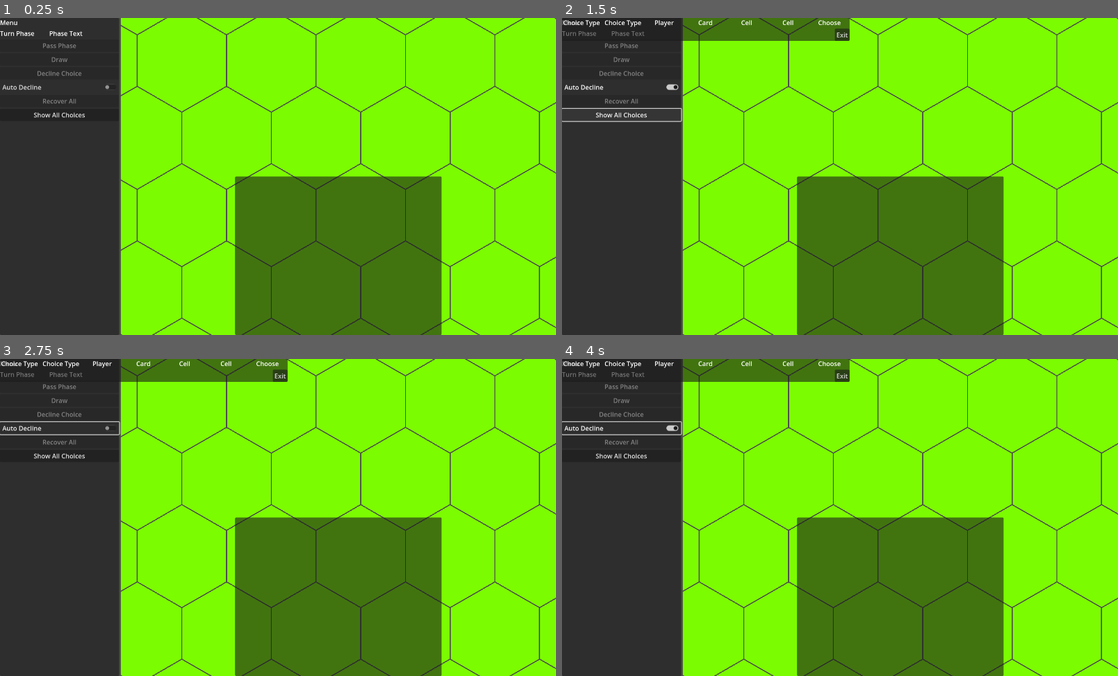
Above: before the commit, frames 1-4 (two rows, left to right).
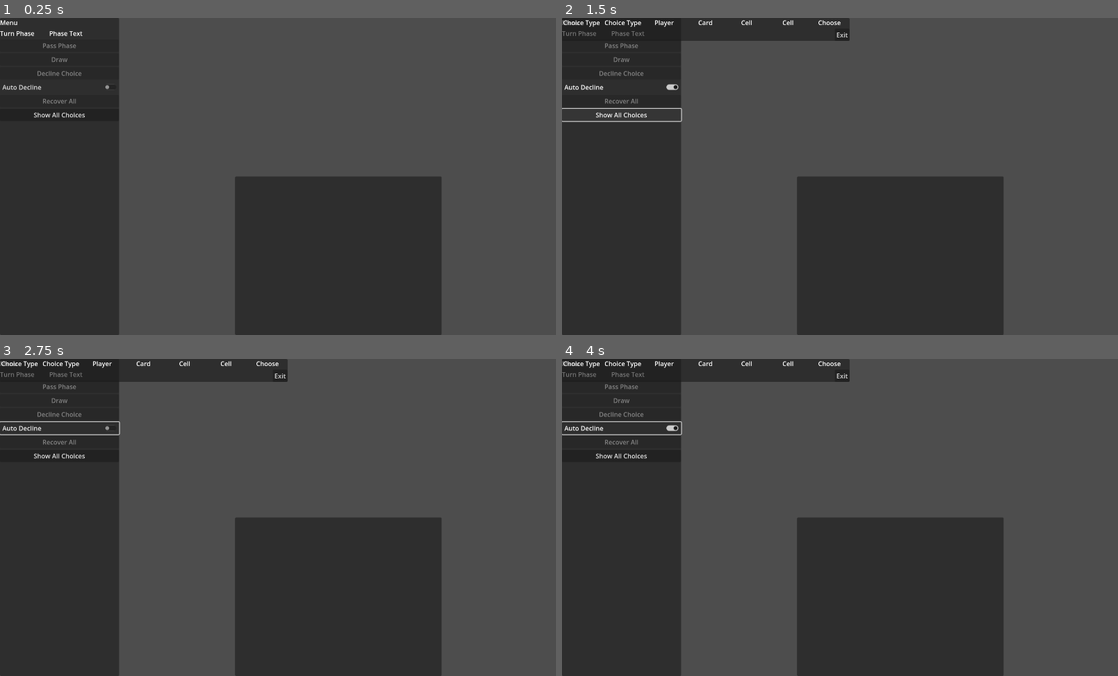
Above: after the commit, the same moments.

Repository: nckjchm/gd_cardgame
Game: Godot game, scene res://game.tscn
Two runs of this game, one before a commit and one after it. Both use one fixed random seed, a clock stepped at 60 frames per second and the inputs below. This scene is started directly instead of the project's main scene.
Inputs:
- Up to frame 1 (0.25 s): no input
- Up to frame 2 (1.5 s): click "Auto Decline" at 0.5 s; click "Show All Choices" at 1.25 s
- Up to frame 3 (2.75 s): click "Auto Decline" at 2 s
- Up to frame 4 (4 s): click "Show All Choices" at 2.75 s; click "Auto Decline" at 3.5 s

The runs differ from the first frame. In frame 1, 77% of the frame differs, in the area x 21-100%, y 0-100%; in frame 2, 77%; in frame 3, 77%; in frame 4, 77%.
Error before the commit: Invalid access to property or key 'choice_broadcast' on a base object of type 'null instance'. (res://GameManager.gd:21)
Error after the commit: Invalid access to property or key 'players_info' on a base object of type 'null instance'. (res://GameManager.gd:22)

Commit message:
further multiplayer improvements
seats are assigned through the lobby menu, player objects are initialized based on the player info, the basics for choosing decks and arenas are made, the game wait until all players have initialized their game scene until it starts

Diff:
--- a/Field.gd
+++ b/Field.gd
@@ -9,50 +9,8 @@
 var fieldpreset : Dictionary
 var middle : Vector2
 
-const fieldcell = [Cell.CellType.Field, Cell.StackType.None, -1]
-const player1_home = [Cell.CellType.Field, Cell.StackType.None, 0]
-const player2_home = [Cell.CellType.Field, Cell.StackType.None, 1]
-const emptycell = [Cell.CellType.Inactive, Cell.StackType.None, -1]
-var fieldpreset1 = {
-	"dimensions" : [9, 9],
-	"types" : [
-		[
-			[Cell.CellType.Stack, Cell.StackType.Graveyard, 0],
-			[Cell.CellType.Stack, Cell.StackType.MainDeck, 0],
-			player1_home, player1_home, player1_home, player1_home, player1_home,
-			[Cell.CellType.Stack, Cell.StackType.ResourceDeck, 0],
-			[Cell.CellType.Stack, Cell.StackType.SpecialDeck, 0]
-		],
-		[
-			emptycell, [Cell.CellType.Stack, Cell.StackType.Limbo, 0],
-			fieldcell, fieldcell, fieldcell, fieldcell, fieldcell, fieldcell,
-			[Cell.CellType.Stack, Cell.StackType.Banishment, 0]
-		],
-		[ emptycell, fieldcell, fieldcell, fieldcell, fieldcell, fieldcell, fieldcell, fieldcell, emptycell ],
-		[ emptycell, fieldcell, fieldcell, fieldcell, fieldcell, fieldcell, fieldcell, fieldcell, fieldcell ],
-		[ fieldcell, fieldcell, fieldcell, fieldcell, fieldcell, fieldcell, fieldcell, fieldcell, fieldcell ],
-		[ emptycell, fieldcell, fieldcell, fieldcell, fieldcell, fieldcell, fieldcell, fieldcell, fieldcell ],
-		[ emptycell, fieldcell, fieldcell, fieldcell, fieldcell, fieldcell, fieldcell, fieldcell, emptycell ],
-		[
-			emptycell, [Cell.CellType.Stack, Cell.StackType.Banishment, 1],
-			fieldcell, fieldcell, fieldcell, fieldcell, fieldcell, fieldcell,
-			[Cell.CellType.Stack, Cell.StackType.Limbo, 1]
-		],
-		[
-			[Cell.CellType.Stack, Cell.StackType.SpecialDeck, 1],
-			[Cell.CellType.Stack, Cell.StackType.ResourceDeck, 1],
-			player2_home, player2_home, player2_home, player2_home, player2_home,
-			[Cell.CellType.Stack, Cell.StackType.MainDeck, 1],
-			[Cell.CellType.Stack, Cell.StackType.Graveyard, 1]
-		]
-	]
-}
-
-func _ready():
-	initialize()
-
-func initialize():
-	fieldpreset = fieldpreset1
+func initialize(fieldtemplate_key : String):
+	fieldpreset = Templates.field_templates[fieldtemplate_key]
 	rows = fieldpreset.dimensions[1]
 	colums = fieldpreset.dimensions[0]
 	var celldiameter = 2 * cellradius
--- a/GUIController.gd
+++ b/GUIController.gd
@@ -51,8 +51,9 @@
 func update():
 	print("updating gui")
 	update_buttons()
-	update_turndisplay()
-	hand.refresh_cards(game_manager.game.current_turn.turn_player.hand.cards)
+	if not game_manager.game.game_state in [Game.GameState.Preparation, Game.GameState.Paused]:
+		update_turndisplay()
+		hand.refresh_cards(game_manager.game.current_turn.turn_player.hand.cards)
 
 func _ready():
 	game_manager.gui = self
@@ -115,23 +116,24 @@
 
 func update_turndisplay():
 	var turn_phase_text = ""
-	match game_manager.game.current_turn.current_phase:
-		Turn.TurnPhase.Start:
-			turn_phase_text = "Start Phase"
-		Turn.TurnPhase.Recovery:
-			turn_phase_text = "Recovery Phase"
-		Turn.TurnPhase.Draw1:
-			turn_phase_text = "Draw Phase 1"
-		Turn.TurnPhase.Main1:
-			turn_phase_text = "Main Phase 1"
-		Turn.TurnPhase.Battle:
-			turn_phase_text = "Battle Phase"
-		Turn.TurnPhase.Draw2:
-			turn_phase_text = "Draw Phase 2"
-		Turn.TurnPhase.Main2:
-			turn_phase_text = "Main Phase 2"
-		Turn.TurnPhase.End:
-			turn_phase_text = "End Phase"
+	if not game_manager.game.game_state in [Game.GameState.Paused, Game.GameState.Preparation]:
+		match game_manager.game.current_turn.current_phase:
+			Turn.TurnPhase.Start:
+				turn_phase_text = "Start Phase"
+			Turn.TurnPhase.Recovery:
+				turn_phase_text = "Recovery Phase"
+			Turn.TurnPhase.Draw1:
+				turn_phase_text = "Draw Phase 1"
+			Turn.TurnPhase.Main1:
+				turn_phase_text = "Main Phase 1"
+			Turn.TurnPhase.Battle:
+				turn_phase_text = "Battle Phase"
+			Turn.TurnPhase.Draw2:
+				turn_phase_text = "Draw Phase 2"
+			Turn.TurnPhase.Main2:
+				turn_phase_text = "Main Phase 2"
+			Turn.TurnPhase.End:
+				turn_phase_text = "End Phase"
 	turn_phase_display.text = turn_phase_text
 
 func refresh_hand(player : Player):
--- a/GameManager.gd
+++ b/GameManager.gd
@@ -13,14 +13,28 @@
 var waiting := false
 var last_priority := false
 var gui : GUIController
+var local_player : Player = null
 @onready var lobby_manager : LobbyManager = $"../../LobbyManager"
 
 
 func _ready():
-	var proxyPlayers : Array[Player] = [Player.new("Player1"), Player.new("Player2")]
+	var players : Array[Player] = []
+	for session_id in lobby_manager.players_info:
+		var player_info : Dictionary = lobby_manager.players_info[session_id]
+		var player := Player.new(player_info.name)
+		player.deck = Deck.new(
+			DeckTemplate.new(
+				player_info.deck.name,
+				LobbyManager.parse_string_array(player_info.deck.maindeck),
+				LobbyManager.parse_string_array(player_info.deck.resourcedeck),
+				LobbyManager.parse_string_array(player_info.deck.specialdeck)))
+		players.append(player)
+		if int(session_id) == multiplayer.get_unique_id():
+			local_player = player
 	lobby_manager.choice_broadcast.connect(handle_choice)
-	initialize_game(proxyPlayers)
-	start_game()
+	lobby_manager.game_command.connect(handle_game_command)
+	initialize_game(players, lobby_manager.game_info.field_template)
+	lobby_manager.player_loaded.rpc_id(1)
 
 #handles chaining and priority order in reaction to events
 #returns true if gamestate advancement can continue
@@ -45,6 +59,10 @@
 		return true
 	return false
 
+func handle_game_command(command : Dictionary):
+	if command.type == "start":
+		start_game()
+
 func register_choice(choice_path : Array[String]):
 	lobby_manager.transmit_player_choice.rpc_id(1, choice_path)
 
@@ -120,9 +138,9 @@
 
 ### Game Initializing
 
-func initialize_game(playerList : Array[Player]):
+func initialize_game(playerList : Array[Player], fieldtemplate : String):
 	game = Game.new(playerList)
-	init_field()
+	init_field(fieldtemplate)
 	game.init_cards()
 
 func start_game():
@@ -130,8 +148,10 @@
 	current_decider = game.current_turn.turn_player
 	current_options = get_player_options(current_decider)
 	waiting = true
-
-func init_field():
+	gui.update()
+
+func init_field(fieldtemplate):
+	field.initialize(fieldtemplate)
 	for row in field.fieldpreset.dimensions[0]:
 		for column in field.fieldpreset.dimensions[1]:
 			var cell = field.fieldpreset.types[row][column]
--- a/LobbyManager.gd
+++ b/LobbyManager.gd
@@ -2,22 +2,23 @@
 
 # These signals can be connected to by a UI lobby scene or the game scene.
 signal player_connected(peer_id)
-signal game_joined(peer_id, player_info)
+signal game_joined(peer_id, local_player_info)
 signal connection_refused
 signal player_disconnected(peer_id)
 signal player_info_updated
 signal server_disconnected
 signal choice_broadcast(choice)
+signal game_command(command)
 
 const PORT = 7000
 const DEFAULT_SERVER_IP = "127.0.0.1" # IPv4 localhost
 const MAX_CONNECTIONS = 20
-@onready var player_manager : PlayerManager = $"../PlayerManager"
 @onready var menu_root : Control = $"../MidPanel"
-var players := {}
-var player_info := {"-1": {"name": "Name"}}
-var players_loaded = 0
+var players_info := {}
+var local_player_info := {"name": "Name", "deck_template" : "TestDeckYellow"}
+var game_info := {"field_template": "small_two_player_field1"}
 var game_scene = preload("res://game.tscn")
+var seats := {}
 
 func _ready():
 	multiplayer.peer_connected.connect(_on_player_connected)
@@ -25,12 +26,6 @@
 	multiplayer.connected_to_server.connect(_on_connected_ok)
 	multiplayer.connection_failed.connect(_on_connected_fail)
 	multiplayer.server_disconnected.connect(_on_server_disconnected)
-	choice_broadcast.connect(choice_broadcast_test)
-
-func choice_broadcast_test(choice):
-	print("received broadcast on %d" % multiplayer.get_unique_id())
-	for key in choice:
-		print(key)
 
 func join_game(address = ""):
 	if address.is_empty():
@@ -48,46 +43,108 @@
 	if error:
 		return error
 	multiplayer.multiplayer_peer = peer
-	players["1"] = player_info
-	player_connected.emit(1, player_info)
-	game_joined.emit(1, player_info)
+	players_info["1"] = local_player_info
+	player_connected.emit(1, local_player_info)
+	game_joined.emit(1, local_player_info)
+	initialize_seats()
+
+func initialize_seats():
+	var seatcount = Templates.field_templates[game_info.field_template].seats.count
+	seats = {}
+	for seat_index in range(seatcount):
+		seats[str(seat_index)] = { player_key = 0 }
 
 func remove_multiplayer_peer():
-	players = {}
+	players_info = {}
+	game_info = {"field_template": "small_two_player_field1"}
 	multiplayer.multiplayer_peer = null
+
+func start_game():
+	if is_start_valid():
+		load_game.rpc()
 
 # When the server decides to start the game from a UI scene,
 # do Lobby.load_game.rpc(filepath)
-@rpc("call_local", "reliable")
-func load_game(game_scene_path):
+@rpc("authority", "call_local", "reliable")
+func load_game():
+	var taken_seats : Dictionary = {}
+	for seat_key in seats:
+		if seats[seat_key].player_key != 0:
+			taken_seats[seat_key] = { player_key = seats[seat_key].player_key, player_loaded = false}
+	game_info.seats = taken_seats
 	$"../MidPanel".visible = false
 	$"..".add_child(game_scene.instantiate())
+
+func is_start_valid() -> bool:
+	var taken_seats := 0
+	for seat in seats:
+		if seats[seat].player_key != 0:
+			taken_seats += 1
+	return taken_seats >= 2
+
+@rpc("authority", "call_remote", "reliable")
+func broadcast_seat_assignment(seats):
+	self.seats = seats
+	player_info_updated.emit()
+
+
+@rpc("any_peer", "call_local", "reliable")
+func transmit_seat_request(seat_index, leave = false):
+	if multiplayer.is_server():
+		var seat_assignment_successful := false
+		if not leave:
+			if seats[str(seat_index)].player_key == 0:
+				seats[str(seat_index)].player_key = multiplayer.get_remote_sender_id()
+				seat_assignment_successful = true
+		else:
+			if seats[str(seat_index)].player_key == multiplayer.get_remote_sender_id():
+				seats[str(seat_index)].player_key = 0
+				seat_assignment_successful = true
+		if seat_assignment_successful:
+			broadcast_seat_assignment.rpc(seats)
+			player_info_updated.emit()
 
 # Every peer will call this when they have loaded the game scene.
 @rpc("any_peer", "call_local", "reliable")
 func player_loaded():
 	if multiplayer.is_server():
-		players_loaded += 1
-		if players_loaded == players.size():
-			$/root/Game.start_game()
-			players_loaded = 0
+		var seat_key := ""
+		for seat in game_info.seats:
+			if game_info.seats[seat].player_key == multiplayer.get_remote_sender_id():
+				seat_key = seat
+		if seat_key.is_empty():
+			print("Observers don't need to call the player_loaded function, client %d misbehaved." % multiplayer.get_remote_sender_id())
+			return
+		game_info.seats[seat_key].player_loaded = true
+		var can_start = true
+		for seat in game_info.seats:
+			if not game_info.seats[seat].player_loaded:
+				can_start = false
+		if can_start:
+			broadcast_game_command.rpc({type = "start"})
+
+@rpc("authority", "call_local", "reliable")
+func broadcast_game_command(command):
+	game_command.emit(command)
 
 # When a peer connects, send them my player info.
 # This allows transfer of all desired data for each player, not only the unique ID.
 func _on_player_connected(id):
 	player_connected.emit(id)
+	if multiplayer.is_server():
+		broadcast_seat_assignment.rpc_id(id, seats)
 
 @rpc("any_peer", "call_remote", "reliable")
 func transmit_player_data(data):
 	if multiplayer.is_server():
 		for key in data:
-			players[key] = data[key]
-		broadcast_player_data.rpc(players)
+			players_info[key] = data[key]
+		broadcast_player_data.rpc(players_info)
 		player_info_updated.emit()
 
 @rpc("authority", "call_remote", "reliable")
 func broadcast_player_data(data):
-	players = data
+	players_info = data
 	player_info_updated.emit()
 
 @rpc("any_peer", "call_local", "reliable")
@@ -106,15 +163,18 @@
 	return string_array
 
 func _on_player_disconnected(id):
-	players.erase(str(id))
+	players_info.erase(str(id))
+	for seat in seats:
+		if seats[seat].player_key == id:
+			seats[seat].player_key = 0
 	player_disconnected.emit(id)
 	player_info_updated.emit()
 
 func _on_connected_ok():
 	var peer_id = multiplayer.get_unique_id()
-	players[str(peer_id)] = player_info
-	transmit_player_data.rpc_id(1, players)
-	game_joined.emit(peer_id, players)
+	players_info[str(peer_id)] = local_player_info
+	transmit_player_data.rpc_id(1, players_info)
+	game_joined.emit(peer_id, players_info)
 
 func _on_connected_fail():
 	multiplayer.multiplayer_peer = null
@@ -122,5 +182,5 @@
 
 func _on_server_disconnected():
 	multiplayer.multiplayer_peer = null
-	players.clear()
+	players_info.clear()
 	server_disconnected.emit()
--- a/Player.gd
+++ b/Player.gd
@@ -18,9 +18,3 @@
 
 func _init(name : String):
 	self.name = name
-	initialize_deck()
-
-func initialize_deck(deck_name : String = "Yellow"):
-	match deck_name:
-		"Yellow":
-			deck = Deck.new(DeckTemplate.TestDeckYellow.new(), "Testdeck Yellow")
--- a/PlayerManager.gd
+++ /dev/null
@@ -1,3 +0,0 @@
-class_name PlayerManager extends Node
-
-var local_player = Player.new("Name")
--- a/card_template.gd
+++ b/card_template.gd
@@ -12,6 +12,39 @@
 var play_condition : Callable
 var play_cell_scope : Callable
 var effects : Array[EffectTemplate] = []
+
+class YlwCrtFarmer extends CardTemplate:
+	func _init():
+		name = "Farmer"
+		card_color = Card.CardColor.Yellow
+		type = Card.CardType.Creature
+		cost = ResourceList.new([
+			ResourceList.ResourceElement.new(ResourceList.ResourceKind.Mana, Card.CardColor.Yellow, 1)
+		])
+		health = 1
+		defense = 0
+		attack = 1
+		speed = 2
+		play_cell_scope= func(card : Card, gm : GameManager): return def_play_cell_scope(card, gm)
+		play_condition = func(card : Card, gm : GameManager): return len(def_play_cell_scope(card, gm)) > 0
+
+class YlwLndAcre extends CardTemplate:
+	func _init():
+		name = "Acre"
+		card_color = Card.CardColor.Yellow
+		type = Card.CardType.Land
+		cost = ResourceList.new()
+		health = 0
+		defense = 0
+		attack = 0
+		speed = 0
+		can_coexist = true
+		effects = [
+			EffectTemplate.ETGain1YellowMana.new()
+		]
+		play_cell_scope = func(card : Card, gm : GameManager): return def_land_play_cell_scope(card, gm)
+		play_condition = func(card : Card, gm : GameManager): return len(def_land_play_cell_scope(card, gm)) > 0
+
 
 func def_land_play_cell_scope(card : Card, gm : GameManager):
 	var cells : Array[Cell] = gm.field.get_cells_in_distance(card.card_owner.home_cells, 1, false)
--- a/game.tscn
+++ b/game.tscn
@@ -92,7 +92,7 @@
 disable_3d = true
 handle_input_locally = false
 physics_object_picking = true
-size = Vector2i(1096, 800)
+size = Vector2i(2, 2)
 render_target_update_mode = 4
 
 [node name="Field" type="Node2D" parent="GameViewContainer/FieldVPC/FieldVP"]
--- a/lobby.gd
+++ b/lobby.gd
@@ -5,13 +5,13 @@
 @onready var btn_start : Button = $StartGame
 @onready var btn_exit : Button = $Exit
 @onready var lobby_manager : LobbyManager = $"../../LobbyManager"
-var players : Array[Player]
+var players_info : Array[Player]
 var player_name_labels : Array[Label]
 var player_id_labels : Array[Label]
 
 func _ready():
 	btn_start.pressed.connect(func():
-		lobby_manager.load_game.rpc("res://game.tscn")
+		lobby_manager.start_game()
 	)
 	btn_exit.pressed.connect(func():
 		lobby_manager.remove_multiplayer_peer()
@@ -27,33 +27,35 @@
 func redraw():
 	empty()
 	reparse_players()
-	for player in players:
+	for player in players_info:
 		add_connected_player_row(player)
+	for seat_key in lobby_manager.seats:
+		draw_seat_info(seat_key)
 
 func empty():
 	for child in players_container.get_children():
 		if child.get_index() > 1:
 			players_container.remove_child(child)
 	for child in seats_container.get_children():
-		if child.get_index() > 1:
+		if child.get_index() > 2:
 			seats_container.remove_child(child)
 
 func reparse_players():
-	players = []
-	for key in lobby_manager.players:
-		var player_info = lobby_manager.players[key]
-		var new_player := Player.new(player_info.name)
+	players_info = []
+	for key in lobby_manager.players_info:
+		var local_player_info = lobby_manager.players_info[key]
+		var new_player := Player.new(local_player_info.name)
 		new_player.session_id = int(key)
 		new_player.seat = -1
 		var maindeck_keys : Array[String]
 		var resourcedeck_keys : Array[String]
 		var specialdeck_keys : Array[String]
-		maindeck_keys.assign(player_info.deck.maindeck)
-		resourcedeck_keys.assign(player_info.deck.resourcedeck)
-		specialdeck_keys.assign(player_info.deck.specialdeck)
-		var new_player_deck_template = DeckTemplate.new(player_info.deck.name, maindeck_keys, resourcedeck_keys, specialdeck_keys)
-		new_player.deck = Deck.new(new_player_deck_template, player_info.deck.name)
-		players.append(new_player)
+		maindeck_keys.assign(local_player_info.deck.maindeck)
+		resourcedeck_keys.assign(local_player_info.deck.resourcedeck)
+		specialdeck_keys.assign(local_player_info.deck.specialdeck)
+		var new_player_deck_template = DeckTemplate.new(local_player_info.deck.name, maindeck_keys, resourcedeck_keys, specialdeck_keys)
+		new_player.deck = Deck.new(new_player_deck_template, local_player_info.deck.name)
+		players_info.append(new_player)
 
 func add_connected_player_row(player : Player):
 	var id_label := Label.new()
@@ -65,6 +67,29 @@
 	player_name_labels.append(name_label)
 	players_container.add_child(name_label)
 
+func draw_seat_info(seat_index):
+	var seat_key := str(seat_index)
+	var seat_id_label := Label.new()
+	seat_id_label.text = seat_key
+	var player_name_label := Label.new()
+	var player_key = str(lobby_manager.seats[seat_key].player_key)
+	player_name_label.text = lobby_manager.players_info[player_key].name if player_key != "0" else "Empty"
+	var choose_button = Button.new()
+	choose_button.text = "Choose"
+	if player_key != "0":
+		choose_button.disabled = true
+	else:
+		choose_button.pressed.connect(func(): lobby_manager.transmit_seat_request.rpc_id(1, seat_key))
+	if player_key == str(multiplayer.get_unique_id()):
+		choose_button.text = "Leave"
+		choose_button.pressed.connect(func(): lobby_manager.transmit_seat_request.rpc_id(1, seat_key, true))
+	for other_seat_index in lobby_manager.seats:
+		if str(lobby_manager.seats[str(other_seat_index)].player_key) == str(multiplayer.get_unique_id()):
+			choose_button.text = ""
+			choose_button.disabled = true
+	seats_container.add_child(seat_id_label)
+	seats_container.add_child(player_name_label)
+	seats_container.add_child(choose_button)
 
 func close():
 	var main_menu : VBoxContainer = $"../MainMenuVB"
--- a/lobby.tscn
+++ b/lobby.tscn
@@ -46,9 +46,9 @@
 layout_mode = 2
 text = "Player Name"
 
-[node name="PlayerReadyLabel" type="Label" parent="Seats"]
+[node name="ChooseLabel" type="Label" parent="Seats"]
 layout_mode = 2
-text = "Ready"
+text = "Choose"
 
 [node name="StartGame" type="Button" parent="."]
 layout_mode = 2
--- a/main_menu.gd
+++ b/main_menu.gd
@@ -2,7 +2,6 @@
 
 @onready var name_field : LineEdit = $MidPanel/MainMenuVB/NameField
 @onready var lobby_manager : LobbyManager = $LobbyManager
-@onready var player_manager : PlayerManager = $PlayerManager
 @onready var main_menu_vbox : VBoxContainer = $MidPanel/MainMenuVB
 @onready var ip_menu : VBoxContainer = $MidPanel/IPMenu
 @onready var mid_panel : PanelContainer = $MidPanel
@@ -29,24 +28,26 @@
 	btn_ip_exit.pressed.connect(func():
 		exit_ip_menu()
 	)
-	lobby_manager.game_joined.connect(func(peer_id, player_info):
+	lobby_manager.game_joined.connect(func(peer_id, local_player_info):
 		if peer_id == multiplayer.get_unique_id():
 			open_lobby()
 	)
 	lobby_manager.connection_refused.connect(func():
 		exit_ip_menu()
 	)
-	name_field.text = player_manager.local_player.name
-	name_field.text_changed.connect(func(new_text): player_manager.local_player.name = new_text)
+	name_field.text = lobby_manager.local_player_info.name
+	name_field.text_changed.connect(func(new_text): lobby_manager.local_player_info.name = new_text)
 
 func build_player_info():
-	lobby_manager.player_info = {
-		name = player_manager.local_player.name,
+	var deck_name = lobby_manager.local_player_info.deck_template
+	lobby_manager.local_player_info = {
+		name = lobby_manager.local_player_info.name,
+		deck_template = deck_name,
 		deck = {
-			name = player_manager.local_player.deck.name,
-			maindeck = player_manager.local_player.deck.deck_template.main_deck_keys,
-			resourcedeck = player_manager.local_player.deck.deck_template.resource_deck_keys,
-			specialdeck = player_manager.local_player.deck.deck_template.special_deck_keys
+			name = deck_name,
+			maindeck = Templates.deck_templates[deck_name].main_deck_keys,
+			resourcedeck = Templates.deck_templates[deck_name].resource_deck_keys,
+			specialdeck = Templates.deck_templates[deck_name].special_deck_keys
 		},
 		seat = -1
 	}
--- a/main_menu.tscn
+++ b/main_menu.tscn
@@ -1,7 +1,6 @@
-[gd_scene load_steps=4 format=3 uid="uid://cmp54l304kv21"]
+[gd_scene load_steps=3 format=3 uid="uid://cmp54l304kv21"]
 
 [ext_resource type="Script" path="res://main_menu.gd" id="1_wxso4"]
-[ext_resource type="Script" path="res://PlayerManager.gd" id="2_xjr04"]
 [ext_resource type="Script" path="res://LobbyManager.gd" id="3_0qg7y"]
 
 [node name="Main" type="Control"]
@@ -88,8 +87,5 @@
 text = "exit"
 text_overrun_behavior = 3
 
-[node name="PlayerManager" type="Node" parent="."]
-script = ExtResource("2_xjr04")
-
 [node name="LobbyManager" type="Node" parent="."]
 script = ExtResource("3_0qg7y")
--- a/templates.gd
+++ b/templates.gd
@@ -1,39 +1,60 @@
 extends Node
 
 var templates = {
-	YlwCrtFarmer = YlwCrtFarmer.new(),
-	YlwLndAcre = YlwLndAcre.new()
+	YlwCrtFarmer = CardTemplate.YlwCrtFarmer.new(),
+	YlwLndAcre = CardTemplate.YlwLndAcre.new()
 }
 var card_prefab = preload("res://card.tscn")
 
-class YlwCrtFarmer extends CardTemplate:
-	func _init():
-		name = "Farmer"
-		card_color = Card.CardColor.Yellow
-		type = Card.CardType.Creature
-		cost = ResourceList.new([
-			ResourceList.ResourceElement.new(ResourceList.ResourceKind.Mana, Card.CardColor.Yellow, 1)
-		])
-		health = 1
-		defense = 0
-		attack = 1
-		speed = 2
-		play_cell_scope= func(card : Card, gm : GameManager): return def_play_cell_scope(card, gm)
-		play_condition = func(card : Card, gm : GameManager): return true
+var deck_templates = {
+	TestDeckYellow = DeckTemplate.TestDeckYellow.new()
+}
 
-class YlwLndAcre extends CardTemplate:
-	func _init():
-		name = "Acre"
-		card_color = Card.CardColor.Yellow
-		type = Card.CardType.Land
-		cost = ResourceList.new()
-		health = 0
-		defense = 0
-		attack = 0
-		speed = 0
-		can_coexist = true
-		effects = [
-			EffectTemplate.ETGain1YellowMana.new()
+var field_templates = {
+	small_two_player_field1 = small_two_player_field1_template
+}
+
+const fieldcell = [Cell.CellType.Field, Cell.StackType.None, -1]
+const player1_home = [Cell.CellType.Field, Cell.StackType.None, 0]
+const player2_home = [Cell.CellType.Field, Cell.StackType.None, 1]
+const emptycell = [Cell.CellType.Inactive, Cell.StackType.None, -1]
+
+
+const small_two_player_field1_template := {
+	"dimensions" : [9, 9],
+	"seats" : {
+		count = 2,
+		rotations = [ 180.0, 0.0 ]
+	},
+	"types" : [
+		[
+			[Cell.CellType.Stack, Cell.StackType.Graveyard, 0],
+			[Cell.CellType.Stack, Cell.StackType.MainDeck, 0],
+			player1_home, player1_home, player1_home, player1_home, player1_home,
+			[Cell.CellType.Stack, Cell.StackType.ResourceDeck, 0],
+			[Cell.CellType.Stack, Cell.StackType.SpecialDeck, 0]
+		],
+		[
+			emptycell, [Cell.CellType.Stack, Cell.StackType.Limbo, 0],
+			fieldcell, fieldcell, fieldcell, fieldcell, fieldcell, fieldcell,
+			[Cell.CellType.Stack, Cell.StackType.Banishment, 0]
+		],
+		[ emptycell, fieldcell, fieldcell, fieldcell, fieldcell, fieldcell, fieldcell, fieldcell, emptycell ],
+		[ emptycell, fieldcell, fieldcell, fieldcell, fieldcell, fieldcell, fieldcell, fieldcell, fieldcell ],
+		[ fieldcell, fieldcell, fieldcell, fieldcell, fieldcell, fieldcell, fieldcell, fieldcell, fieldcell ],
+		[ emptycell, fieldcell, fieldcell, fieldcell, fieldcell, fieldcell, fieldcell, fieldcell, fieldcell ],
+		[ emptycell, fieldcell, fieldcell, fieldcell, fieldcell, fieldcell, fieldcell, fieldcell, emptycell ],
+		[
+			emptycell, [Cell.CellType.Stack, Cell.StackType.Banishment, 1],
+			fieldcell, fieldcell, fieldcell, fieldcell, fieldcell, fieldcell,
+			[Cell.CellType.Stack, Cell.StackType.Limbo, 1]
+		],
+		[
+			[Cell.CellType.Stack, Cell.StackType.SpecialDeck, 1],
+			[Cell.CellType.Stack, Cell.StackType.ResourceDeck, 1],
+			player2_home, player2_home, player2_home, player2_home, player2_home,
+			[Cell.CellType.Stack, Cell.StackType.MainDeck, 1],
+			[Cell.CellType.Stack, Cell.StackType.Graveyard, 1]
 		]
-		play_cell_scope = func(card : Card, gm : GameManager): return def_land_play_cell_scope(card, gm)
-		play_condition = func(card : Card, gm : GameManager): return len(def_land_play_cell_scope(card, gm)) > 0
+	]
+}
